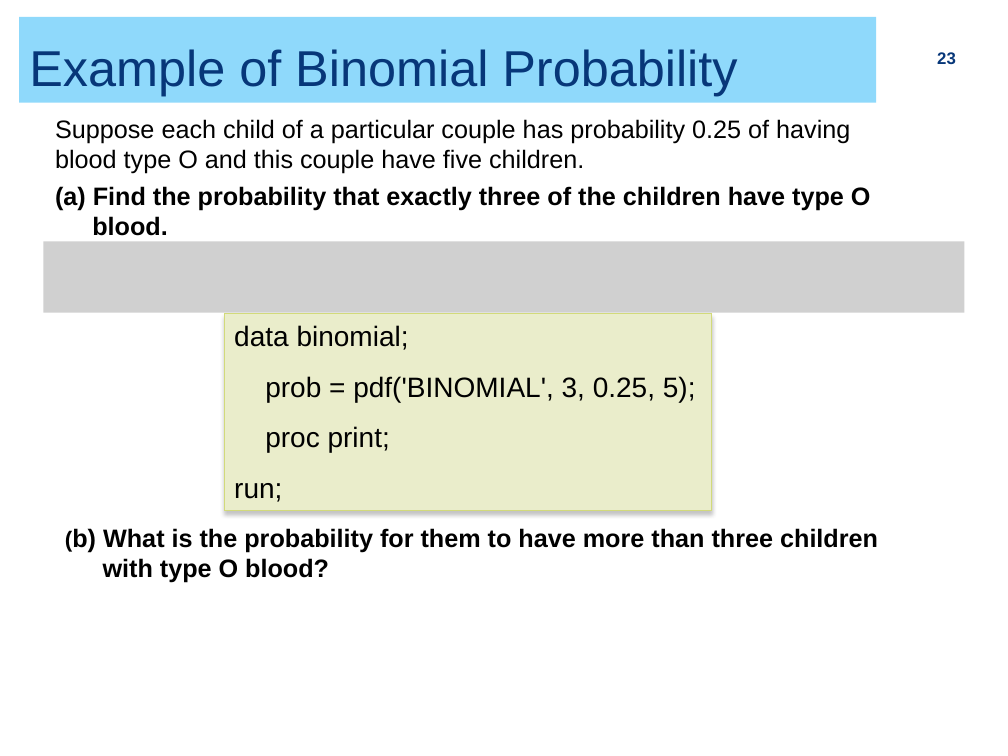
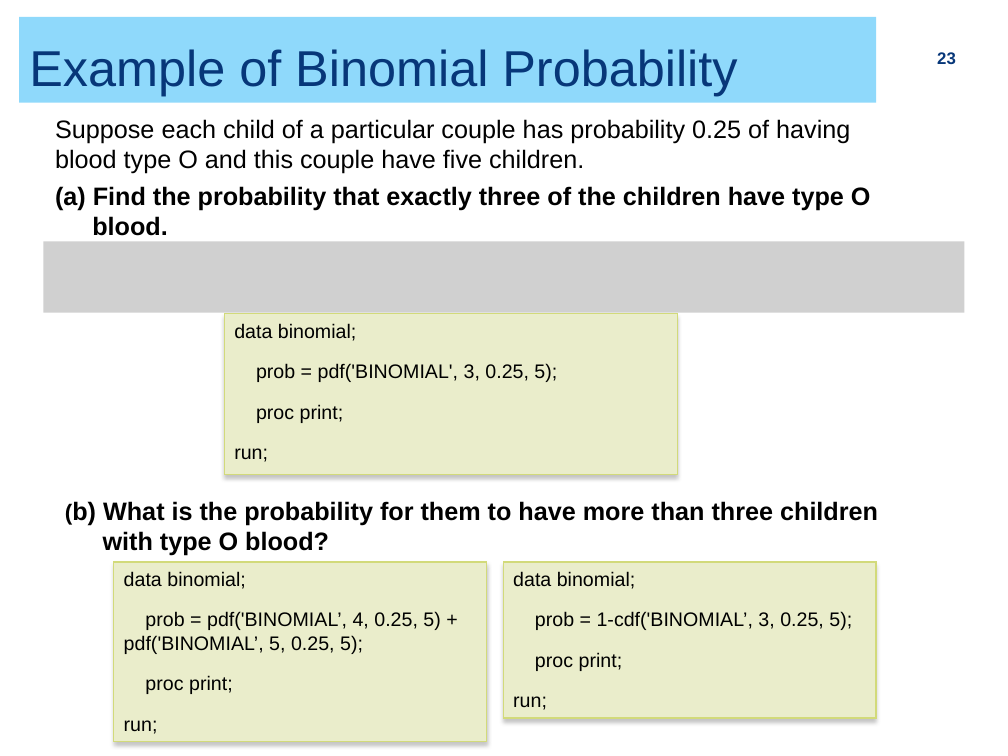
Before and after one commit to ZhiyangGeeZhou/ZhiyangGeeZhou.github.io, a slide deck: slide 23 of attach/UWM/UWM_PH702_2026Fall_Part05.pptx. Drawn at 1008x756 pixels with LibreOffice and Linux fonts; fonts in the diff are those of the drawing; grey boxes stand for pictures. Boxes give left, top, right and bottom in pixels: in the first picture for what was removed or moved away, otherwise in the second. Text is boxed around its words. In the diff, an @@ line names an element or a change of style, - is before the commit and + after.

```diff
--- a/attach/UWM/UWM_PH702_2026Fall_Part05.pptx
+++ b/attach/UWM/UWM_PH702_2026Fall_Part05.pptx
@@ rectangle "data binomial;": place and size @@
-rectangle "data binomial;" at (225,313,712,510)
+rectangle "data binomial;" at (225,313,677,474)
@@ rectangle "data binomial;" at (225,313,677,474): size 20 to 14 pt @@
@@ text "(b) What is the probability ...": place and size @@
-text "(b) What is the probability ..." at (72,528,878,583)
+text "(b) What is the probability ..." at (72,501,878,556)
@@ rectangle added at (114,562,487,742), fill #EAEDCB, outline #D2DA7A 0.79 pt, 14 pt, text #000000 @@
+data binomial;
+prob = pdf('BINOMIAL’, 4, 0.25, 5) + pdf('BINOMIAL’, 5, 0.25, 5);
+proc print;
+run;
@@ rectangle added at (503,562,876,719), fill #EAEDCB, outline #D2DA7A 0.79 pt, 14 pt, text #000000 @@
+data binomial;
+prob = 1-cdf('BINOMIAL’, 3, 0.25, 5);
+proc print;
+run;
```
Also in this commit, not shown: 2 other slides changed.
